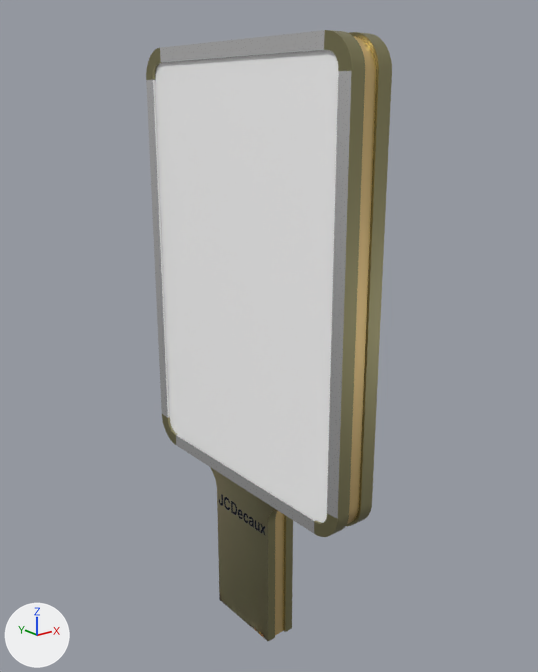
A saved change to the glTF model GLBFiles/Werbetafeln/Werbetafel_rund.glb.
Before and after are seen from a 50 mm camera at (-1.7, -2.23, 2.17) aimed at (0.07, -0.02, 1.28). The axes (+X, +Y, +Z) are drawn at lower left. The lights are the same throughout. The first picture is the older version. Where no turn or scale is listed for an object, it has been applied to the vertices.

Objects in the first picture: 'Fuss', 'Plakatfenster1.002', 'Plakatfenster1.003', 'Plakatfenster3'.
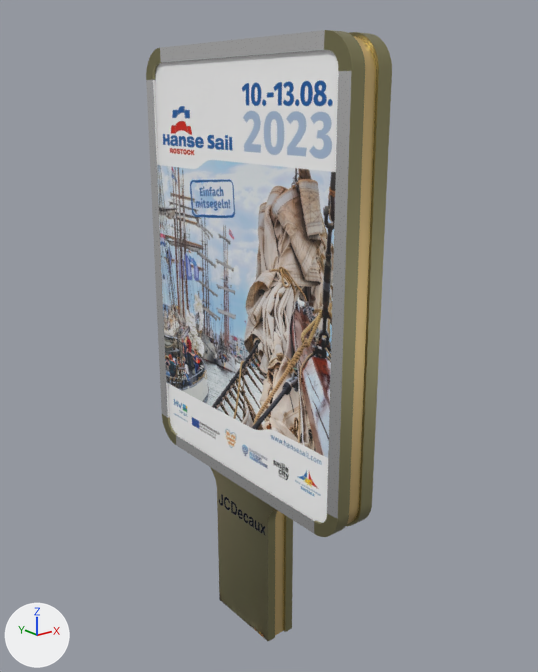
Location of each change, (x1, y1, x2, y2) in pixels of the pictures (538 x 672 px):
'Plakatfenster1.003', surface changed (darker)
    both: (154, 77, 339, 499)

The change, as a diff of the scene's bpy script:
```diff
--- a/GLBFiles/Werbetafeln/Werbetafel_rund.glb.py
+++ b/GLBFiles/Werbetafeln/Werbetafel_rund.glb.py
@@ img_hansesail_2023_plakat @@
+img_hansesail_2023_plakat = load_image('HanseSail-2023-Plakat', '_unpacked/HanseSail-2023-Plakat', 850, 1179, 'sRGB')
@@ mat_hansesail2023 @@
 mat_hansesail2023 = principled_material('HanseSail2023')
-mat_hansesail2023.base_color = (1.0, 1.0, 1.0)  # white #ffffff
+mat_hansesail2023.texture = img_hansesail_2023_plakat
 mat_hansesail2023.roughness = 0.0
```
